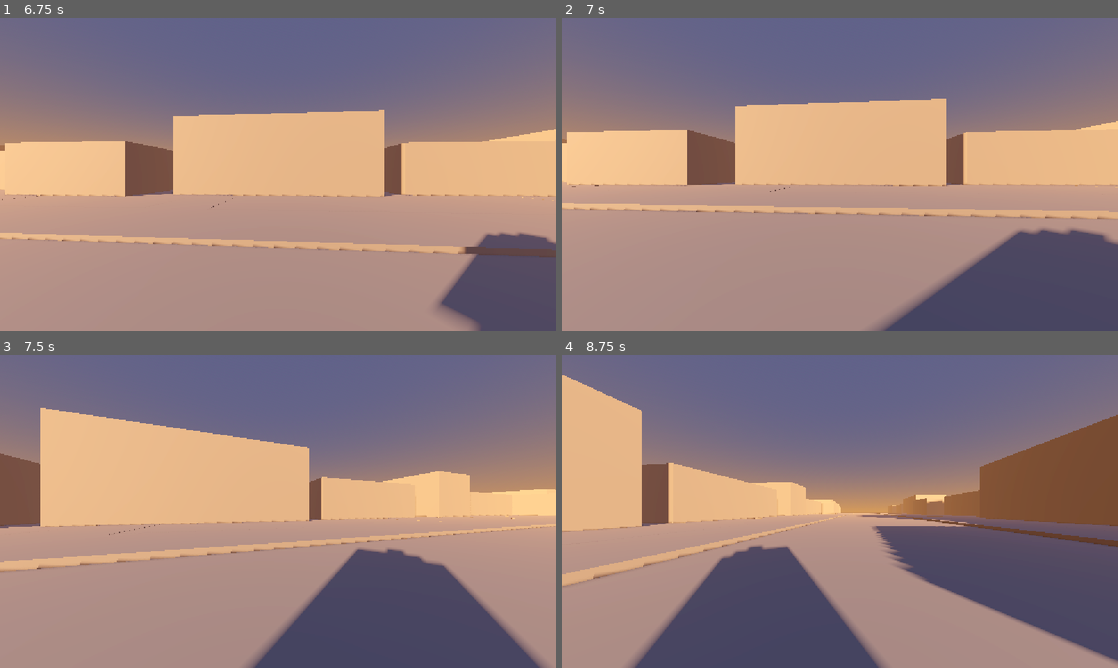
Above: before the commit, frames 1-4 (two rows, left to right).
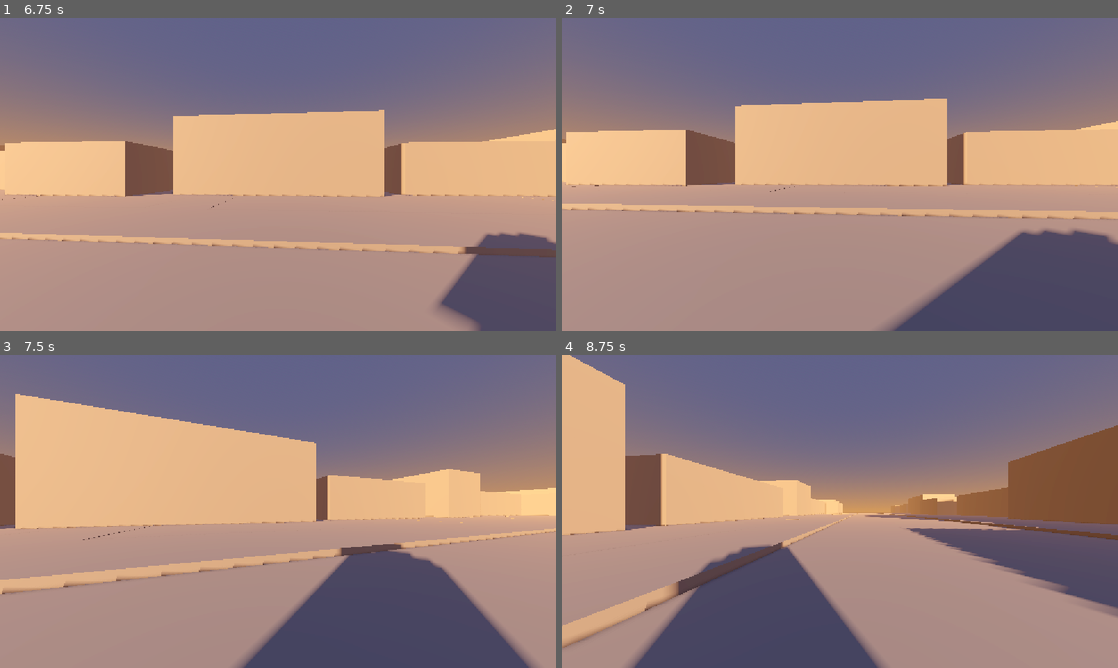
Above: after the commit, the same moments.

Repository: Concoctorydev/streetlight-static
Game: Godot game, scene res://scenes/street.tscn
Same seed, same stepped clock (60 frames per second), same inputs: the game is played once before the commit and once after it.
Inputs:
- Up to frame 1 (6.75 s): hold Right (move_right) 0.53-1.28 s; tap Space (jump) at 0.77, 1.52, 3.02, 3.77, 4.52, 6.02 s; hold Down (brake) 1.28-2.03 s; tap Enter at 2 s; hold Right (move_right) 2.03-2.78 s; hold Up (move_forward) 2.78-3.53 s; hold Left (move_left) 3.53-5.03 s; hold Down (brake) 5.03-5.78 s; hold Right (move_right) 5.78-6.53 s; hold Up (move_forward) from 6.53 s (still down)
- Up to frame 2 (7 s): keep holding Up (move_forward); tap Space (jump) at 6.77 s
- Up to frame 3 (7.5 s): release Up (move_forward) at 7.28 s; hold Right (move_right) from 7.28 s (still down)
- Up to frame 4 (8.75 s): tap Space (jump) at 7.52 s; release Right (move_right) at 8.03 s; hold Down (brake) from 8.03 s (still down)

Frame 1 is identical in both runs. In frame 2, 1.1% of the frame differs, in the area x 0-100%, y 25-100%; in frame 3, 10%; in frame 4, 15%, in the area x 0-100%, y 0-99%.

Commit message:
add hold-to-push input logic

Diff:
--- a/streetlight-static/scripts/player.gd
+++ b/streetlight-static/scripts/player.gd
@@ -8,9 +8,11 @@
 const BOARD_FRICTION = 0.5
 const BRAKE_STRENGTH = 3.5
 const GRASS_FRICTION = 13.0
+const PUSH_INTERVAL = 0.7
 var on_board := true
 var board_speed := 0.0
 var on_grass := false
+var push_timer := 0.0
 
 func _physics_process(delta: float) -> void:
 	# Add the gravity.
@@ -22,8 +24,13 @@
 		velocity.y = JUMP_VELOCITY
 
 	if on_board:
-		if Input.is_action_just_pressed("push") and is_on_floor():
-			board_speed += PUSH_STRENGTH
+		if Input.is_action_pressed("push") and is_on_floor():
+			push_timer -= delta
+			if push_timer <= 0:
+				board_speed += PUSH_STRENGTH
+				push_timer = PUSH_INTERVAL
+		else:
+			push_timer = 0
 		board_speed = move_toward(board_speed, 0, BOARD_FRICTION * delta)
 		if Input.is_action_pressed("brake") and is_on_floor():
 			board_speed = move_toward(board_speed, 0, BRAKE_STRENGTH * delta)
@@ -49,4 +56,3 @@
 	move_and_slide()
 
 	on_grass = $groundRay.is_colliding() and $groundRay.get_collider().is_in_group("grass")
-	print(on_grass, " ", is_on_floor(), " ", board_speed)
